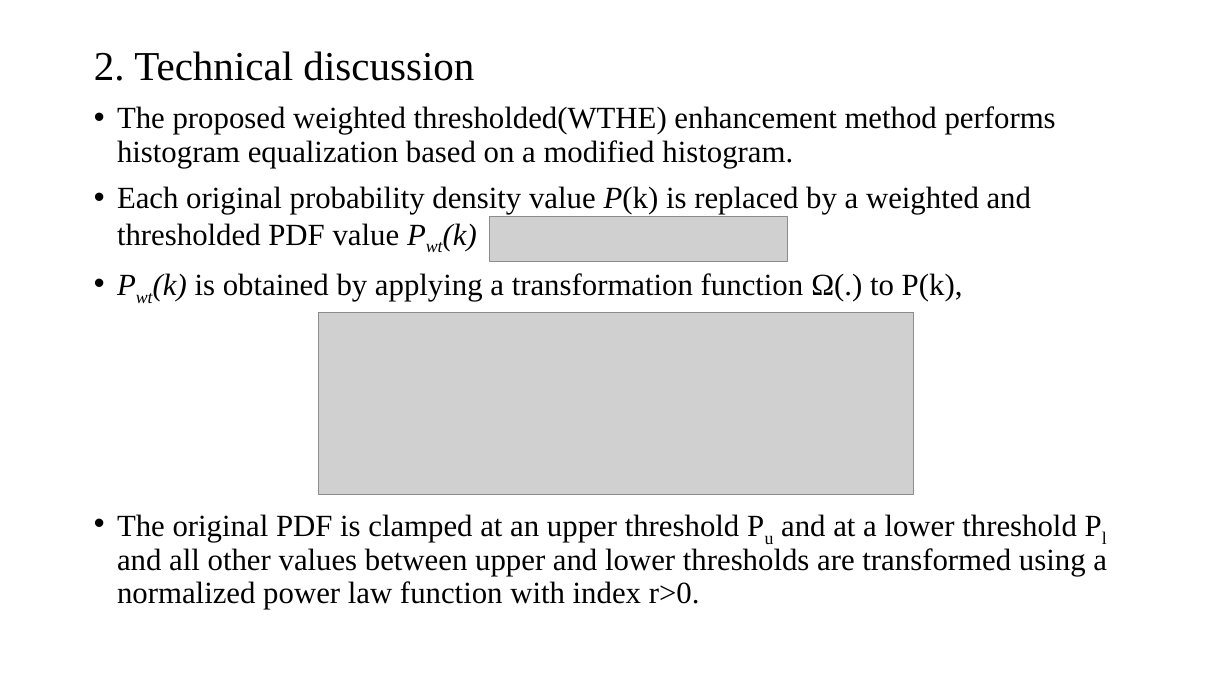
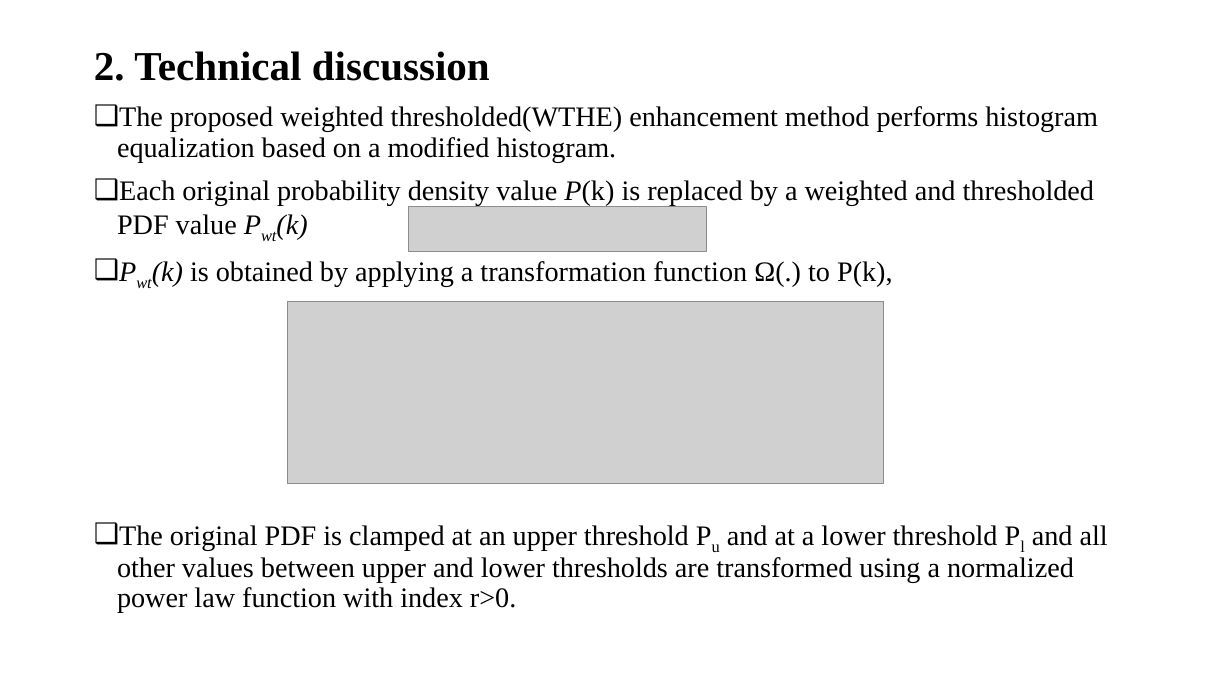
Before and after one commit to lohith921/DIP, a slide deck: slide 6 of Project/Presentation.pptx (slide 5 before the commit). Drawn at 1232x693 pixels with LibreOffice and Linux fonts; fonts in the diff are those of the drawing; grey boxes stand for pictures. Boxes give left, top, right and bottom in pixels: in the first picture for what was removed or moved away, otherwise in the second. Text is boxed around its words. In the diff, an @@ line names an element or a change of style, - is before the commit and + after.

Commit message:
added results, made format changes

```diff
--- a/Project/Presentation.pptx
+++ b/Project/Presentation.pptx
@@ title "2. Technical discussion" at [94,51,490,81]: bold on @@
@@ text "The proposed weighted thresholded(WTHE) enhancement ..." at [117,106,1108,613]: size 24 to 22 pt; bullet • to ❑ @@
@@ picture: place and size @@
-picture at [490,217,787,262]
+picture at [409,207,707,252]
@@ picture: place and size @@
-picture at [318,312,914,494]
+picture at [287,301,884,483]
```
Also in this commit, not shown: 6 other slides changed, 3 slides added, 2 slides removed.
